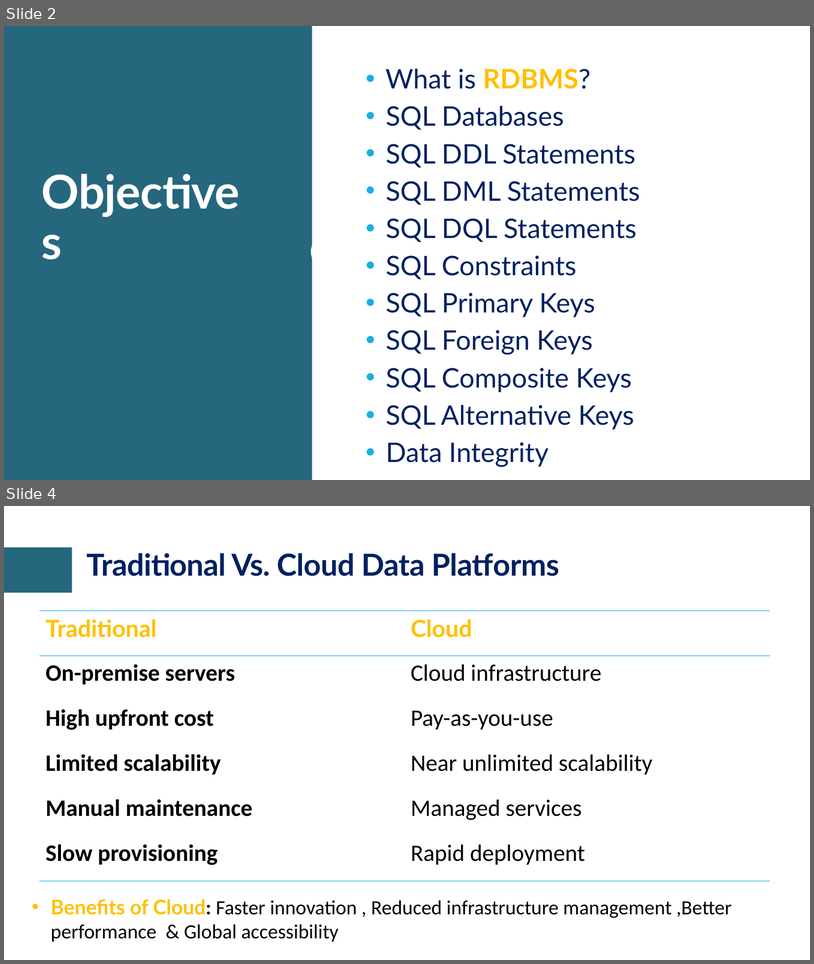
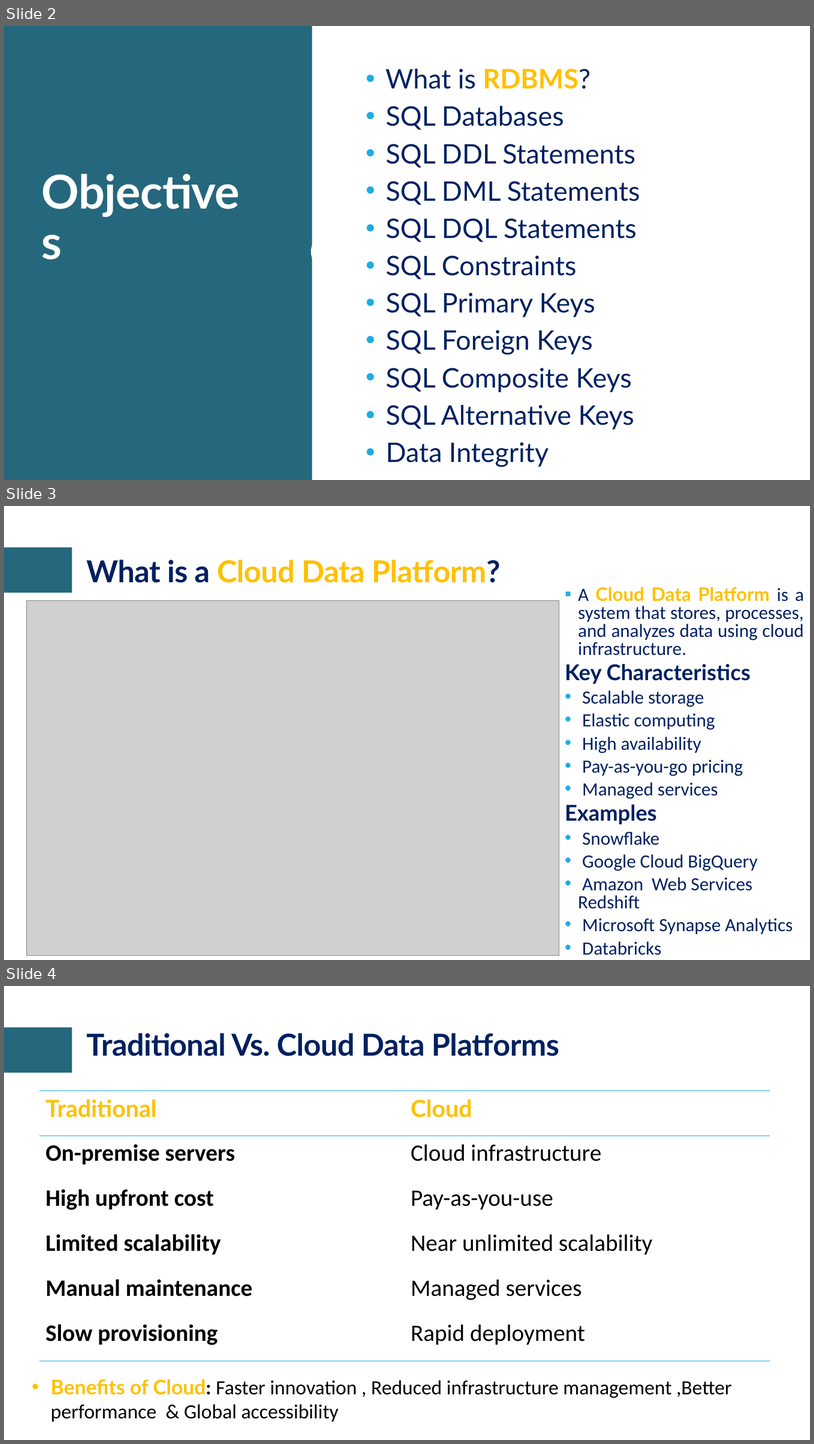
Before and after one commit to craftmulesoft/DataEngineering, a slide deck: Module 3 - Cloud Warehousing & Data Transformation/Cloud Data Platforms & Date Warehousing.pptx. Shown one above the other, each under a label of ours: slides 2 and 4 before the commit, slides 2, 3 and 4 after it; the slides between them are not shown. The pictures are 814x964 and 814x1444 pixels, drawn with LibreOffice and Linux fonts; fonts in the diff are those of the drawing; grey boxes stand for pictures; background and template pictures are left out. Boxes give left, top, right and bottom in pixels: in the first picture for what was removed or moved away, otherwise in the second. Text is boxed around its words. In the diff, an @@ line names an element or a change of style, - is before the commit and + after.

Commit message:
Data Engineering Acclerator Program

```diff
--- a/Module 3 - Cloud Warehousing & Data Transformation/Cloud Data Platforms & Date Warehousing.pptx
+++ b/Module 3 - Cloud Warehousing & Data Transformation/Cloud Data Platforms & Date Warehousing.pptx
@@ slide 3 added at <box>4,506,810,960</box>, background #FFFFFF; not listed: 1 template element that a slide beside it also shows @@
@@ title added at <box>86,559,501,583</box>, 36 pt, text #FFC000, bold @@
+What is a Cloud Data Platform?
@@ text added at <box>565,587,804,955</box>, 22.2 pt, text #002060 @@
+▪ A Cloud Data Platform is a system that stores, processes, and analyzes data using cloud infrastructure.
+Key Characteristics
+• Scalable storage
+• Elastic computing
+• High availability
+• Pay-as-you-go pricing
+• Managed services
+Examples
+• Snowflake
+• Google Cloud BigQuery
+• Amazon Web Services Redshift
+• Microsoft Synapse Analytics
+• Databricks
@@ picture added at <box>27,600,560,955</box> @@
```
Also in this commit, not shown: 1 slide changed, 9 other slides added, 1 slide removed, 2 other files.
